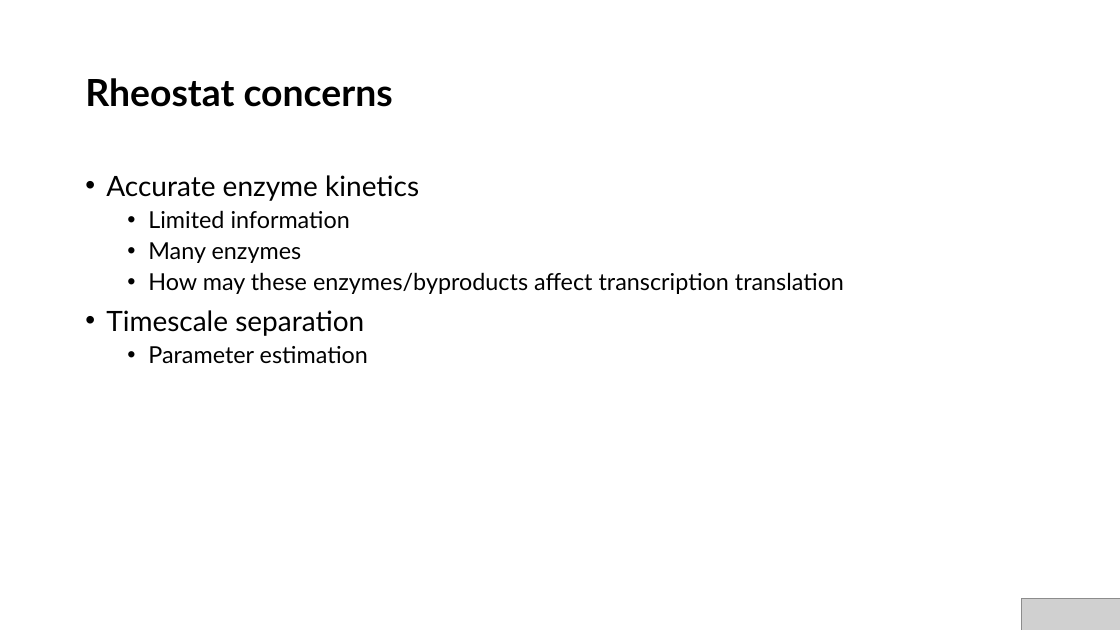
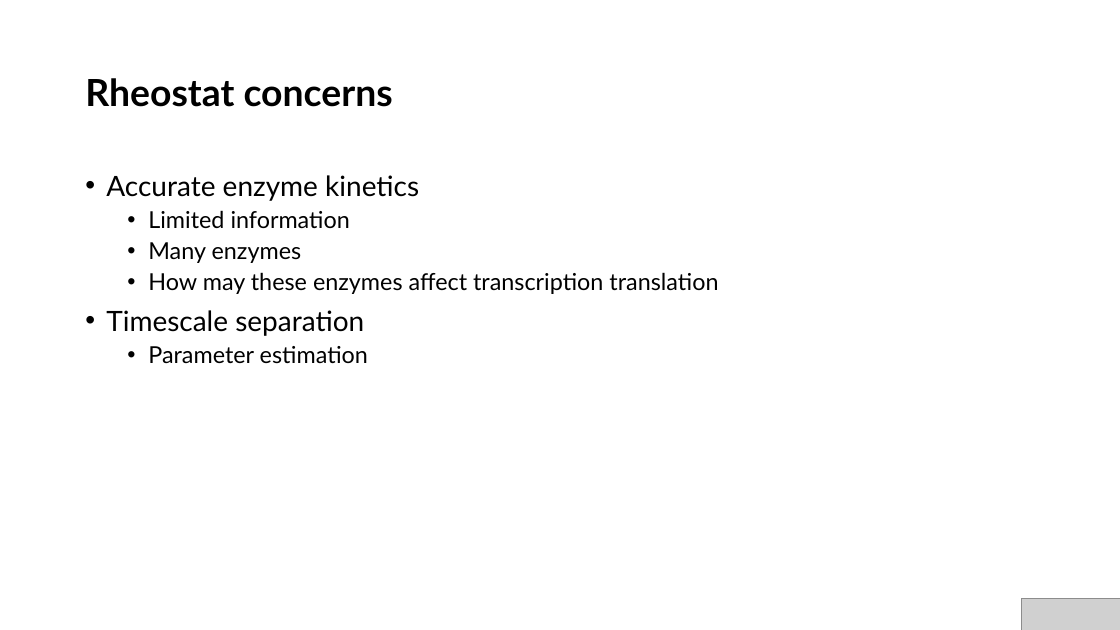
Before and after one commit to AnkitaRoychoudhury/ug_murray, a slide deck: slide 11 of miscellaneous/presentations/20200715_syncell_mtg.pptx (slide 12 before the commit). Drawn at 1120x630 pixels with LibreOffice and Linux fonts; fonts in the diff are those of the drawing; grey boxes stand for pictures. Boxes give left, top, right and bottom in pixels: in the first picture for what was removed or moved away, otherwise in the second. Text is boxed around its words. In the diff, an @@ line names an element or a change of style, - is before the commit and + after.

```diff
--- a/miscellaneous/presentations/20200715_syncell_mtg.pptx
+++ b/miscellaneous/presentations/20200715_syncell_mtg.pptx
@@ text at (148,272,718,294): text changed @@
-  • How may these enzymes/byproducts affect transcription translation
+  • How may these enzymes affect transcription translation
```
Also in this commit, not shown: 7 other slides changed, 1 slide removed, 6 other files.
